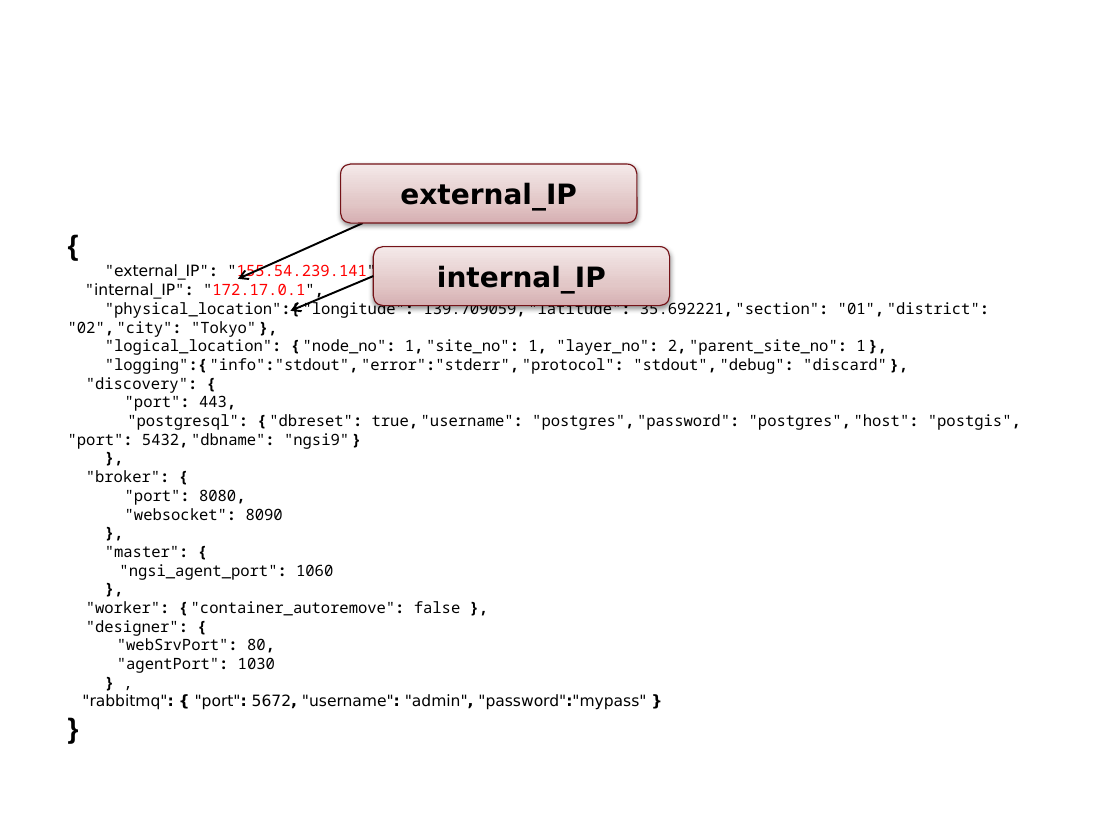
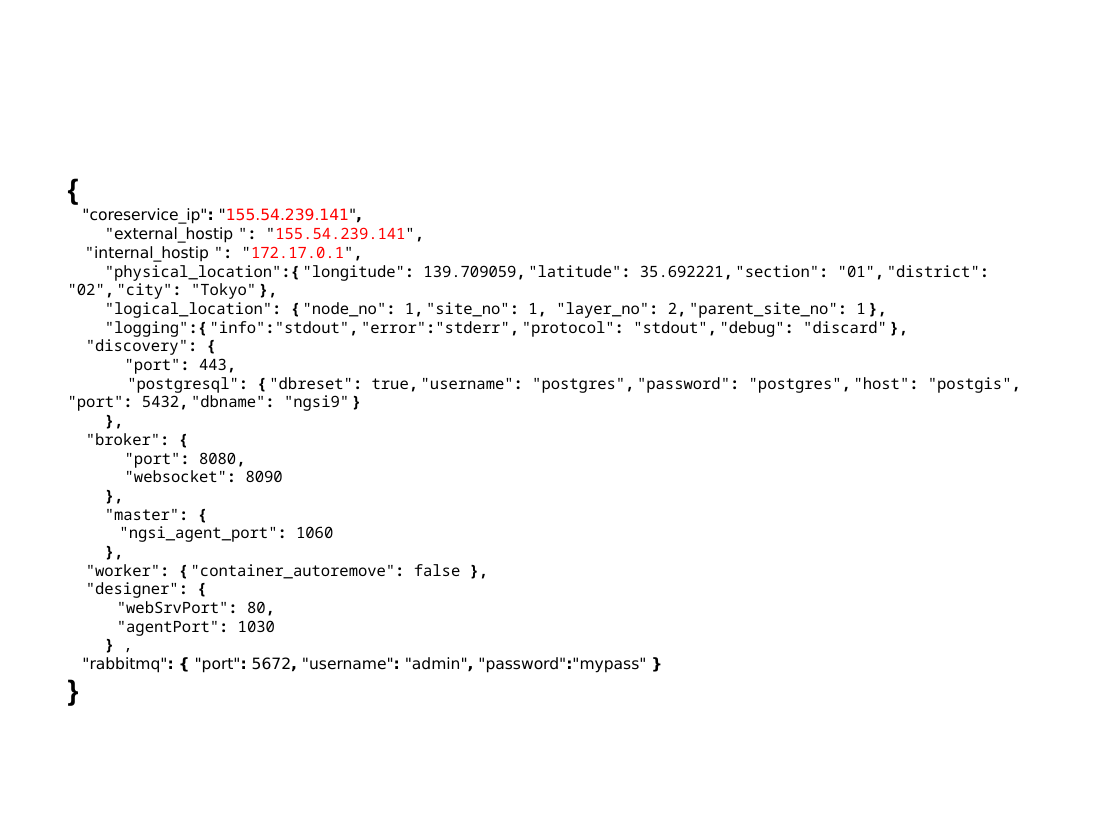
Before and after one commit to smartfog/fogflow, a slide deck: slide 41 of doc/en/source/figures/figures.pptx. Drawn at 1120x840 pixels with LibreOffice and Linux fonts; fonts in the diff are those of the drawing. Boxes give left, top, right and bottom in pixels: in the first picture for what was removed or moved away, otherwise in the second. Text is boxed around its words. In the diff, an @@ line names an element or a change of style, - is before the commit and + after.

```diff
--- a/doc/en/source/figures/figures.pptx
+++ b/doc/en/source/figures/figures.pptx
@@ rounded rectangle removed at (x1=340, y1=164, x2=637, y2=223) @@
-external_IP
@@ text "{" moved from (x1=68, y1=262, x2=1021, y2=710) to (x1=68, y1=208, x2=1021, y2=673) @@
@@ text at (x1=82, y1=208, x2=424, y2=262): text changed; font Noto Sans Mono to DejaVu Sans @@
-"external_IP": "155.54.239.141",
-"internal_IP": "172.17.0.1",
+"coreservice_ip": "155.54.239.141",
+"external_hostip ": "155.54.239.141",
+"internal_hostip ": "172.17.0.1",
@@ arrow removed from (363, 223) to (237, 279) @@
@@ rounded rectangle removed at (x1=373, y1=246, x2=670, y2=306) @@
-internal_IP
@@ arrow removed from (373, 277) to (290, 310) @@
```
Also in this commit, not shown: 2 other files.
